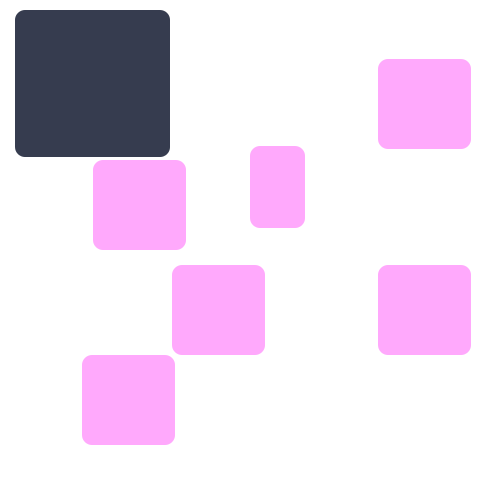
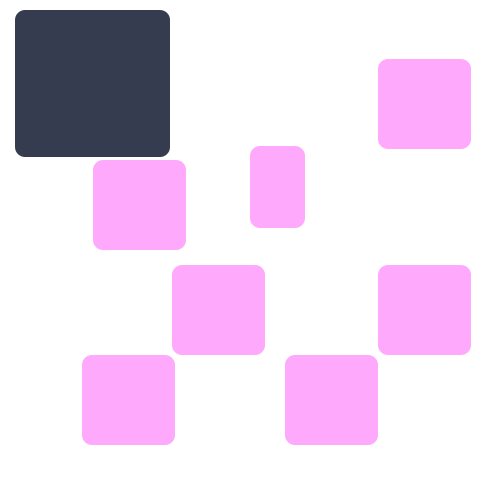
Layers edited between the first and the second 500 x 500 image:
added layer "모서리가 둥근 직사각형 2 복사 5" above "모서리가 둥근 직사각형 2 복사 3" over [285, 355, 378, 445]
